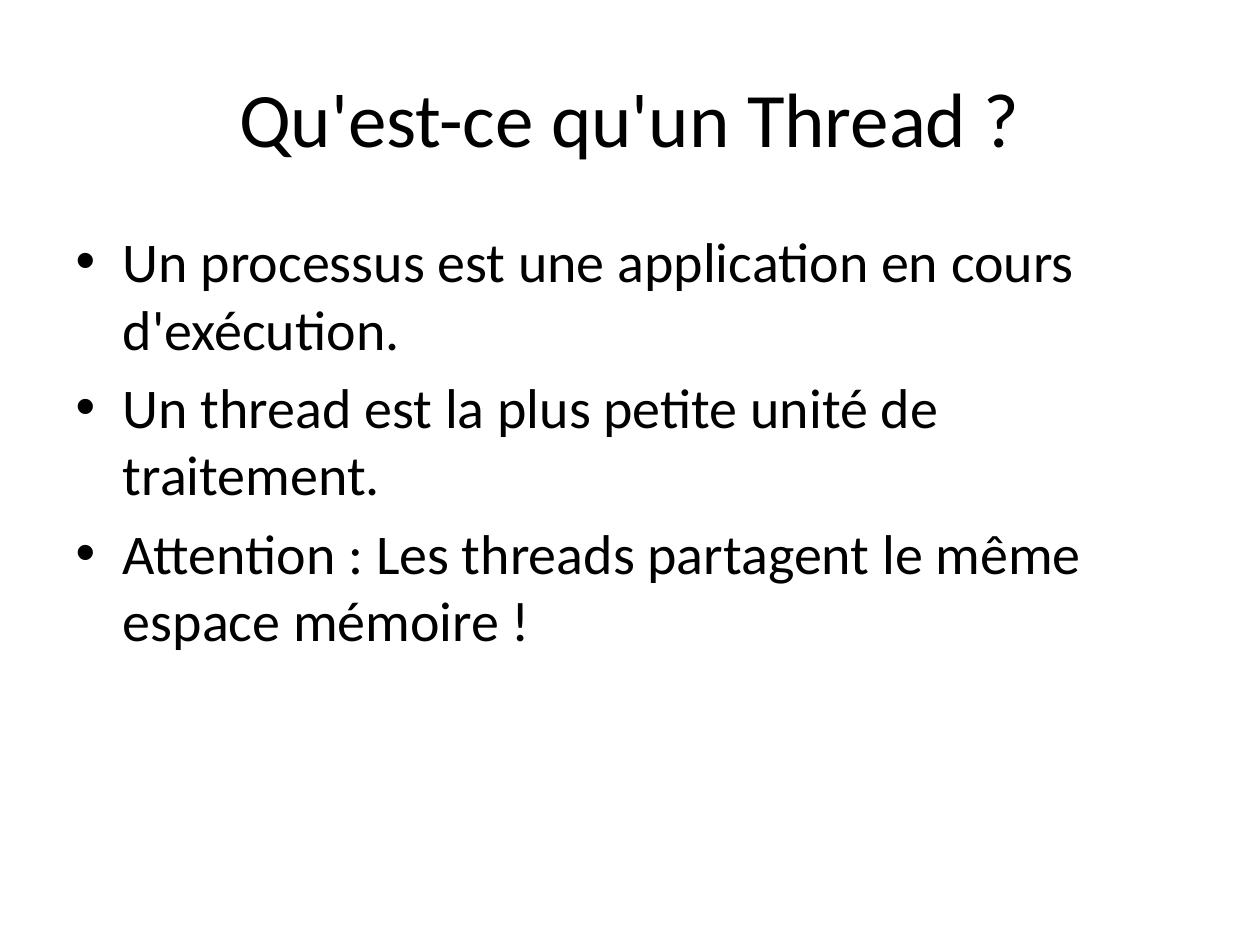
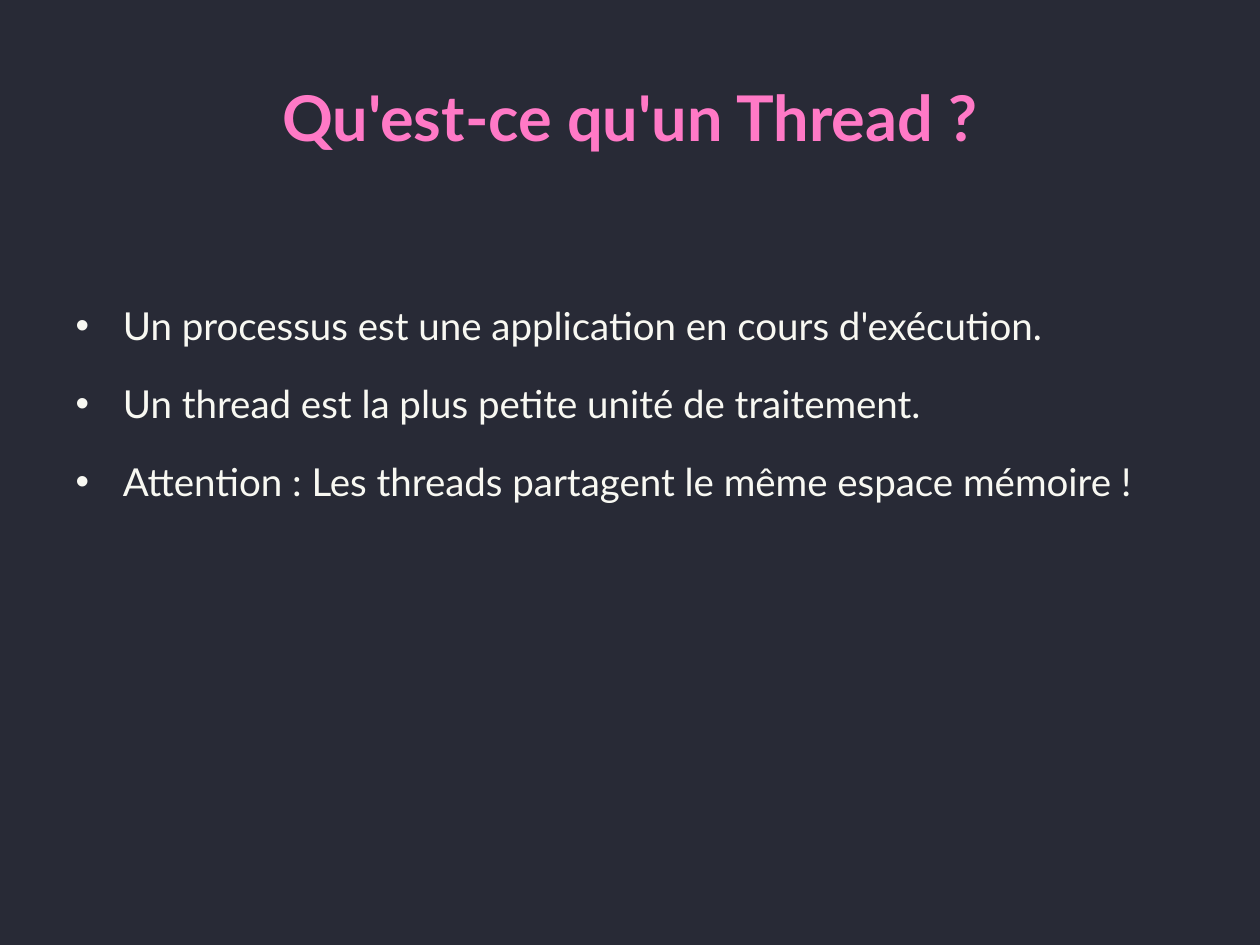
Before and after one commit to nacimoualla/presentation, a slide deck: slide 2 of presentation.pptx. Drawn at 1260x945 pixels with LibreOffice and Linux fonts; fonts in the diff are those of the drawing. Boxes give left, top, right and bottom in pixels: in the first picture for what was removed or moved away, otherwise in the second. Text is boxed around its words. In the diff, an @@ line names an element or a change of style, - is before the commit and + after.

```diff
--- a/presentation.pptx
+++ b/presentation.pptx
@@ background #FFFFFF to #282A36 @@
@@ title "Qu'est-ce qu'un Thread ?" at [283,94,933,152]: size 44 to 36 pt, font Calibri to Lato, text colour #000000 to #FF79C6, bold on @@
@@ text "Un processus est une application ..." at [123,311,1111,503]: size 32 to 22 pt, font Calibri to Lato, text colour #000000 to #F8F8F2; more space between paragraphs @@
```
Also in this commit, not shown: 9 other slides changed, 1 slide added, 1 other file.
